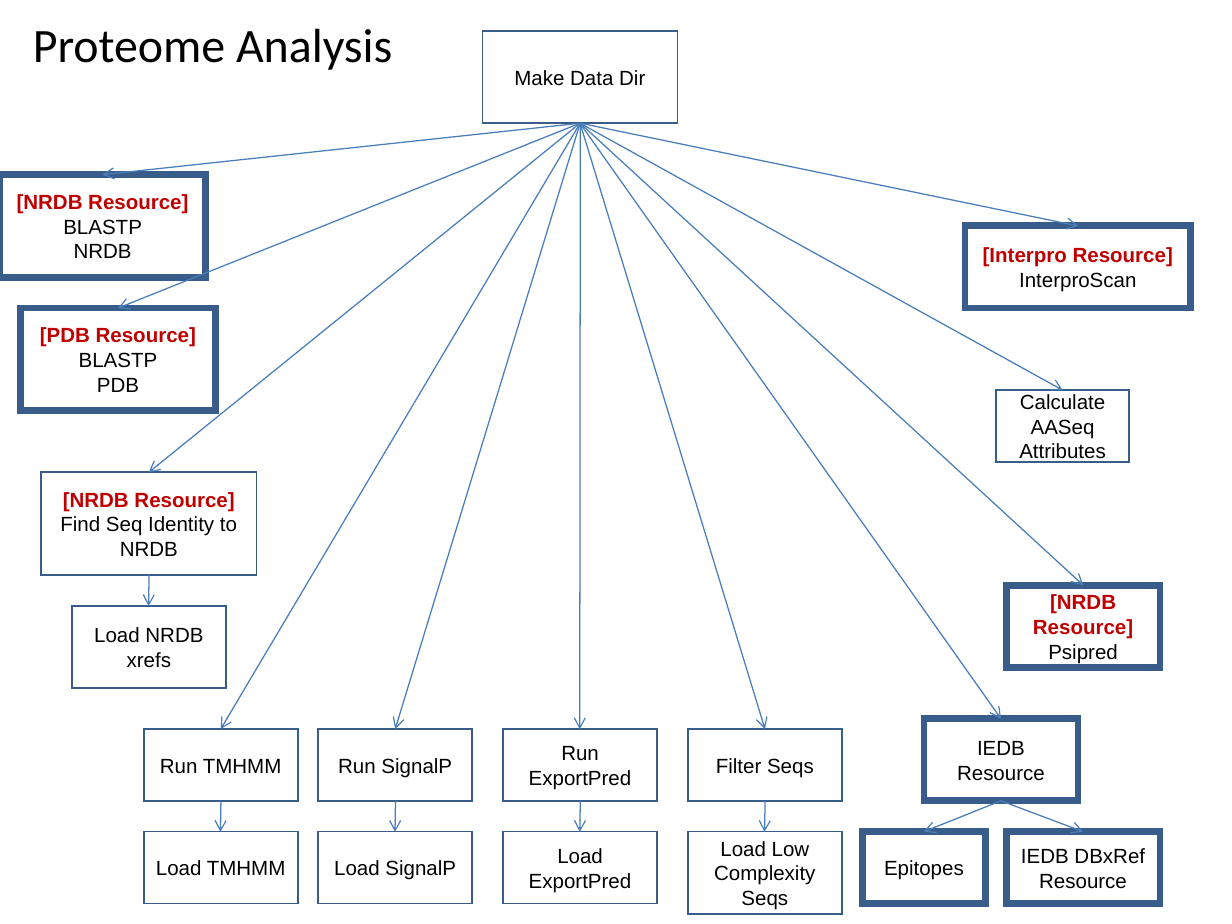
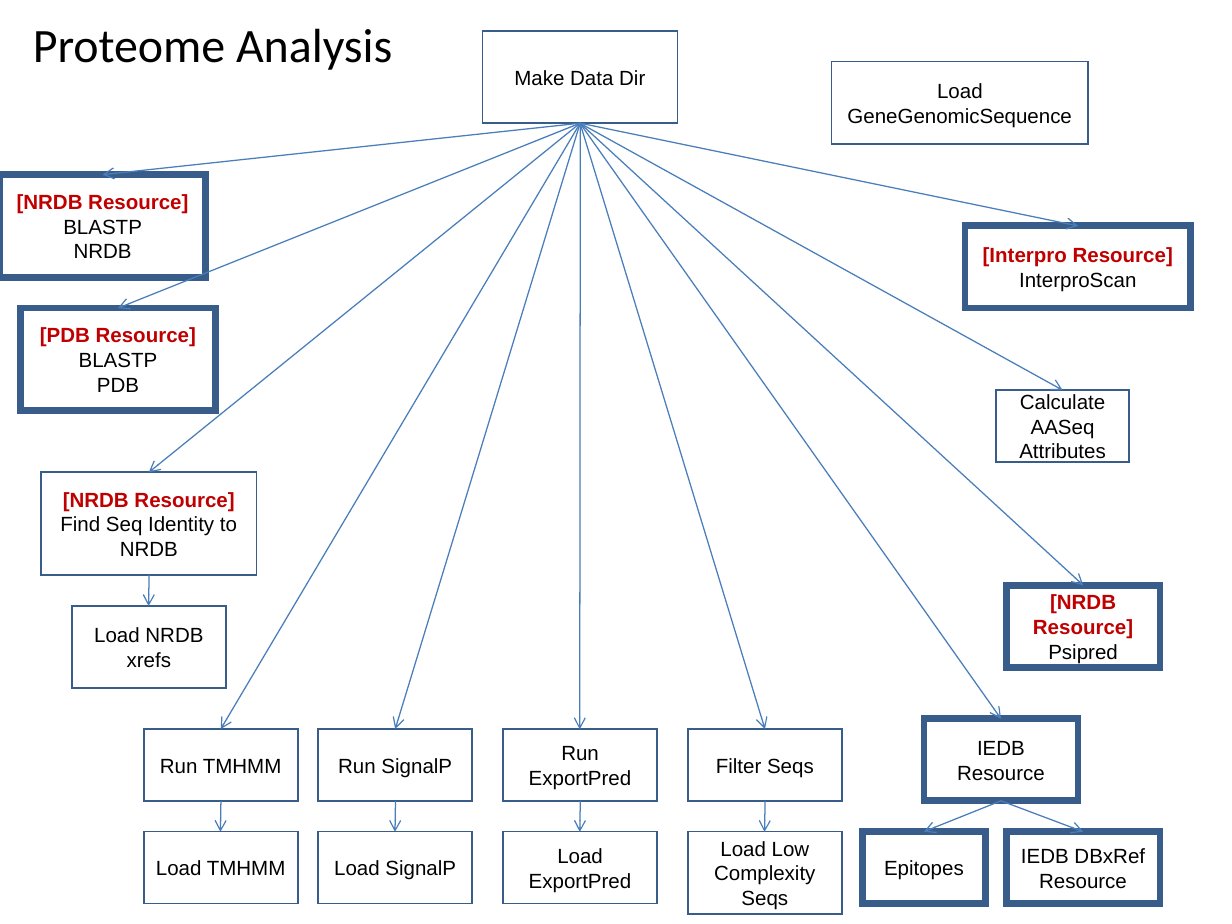
Before and after one commit to VEuPathDB/ApiCommonWorkflow, a slide deck: slide 9 of Main/doc/IntegratedWorkflow.ppt. Drawn at 1232x924 pixels with LibreOffice and Linux fonts; fonts in the diff are those of the drawing. Boxes give left, top, right and bottom in pixels: in the first picture for what was removed or moved away, otherwise in the second. Text is boxed around its words. In the diff, an @@ line names an element or a change of style, - is before the commit and + after.

Commit message:
move InsertGeneGenomicSequenceWithSql to proteome subgraph

```diff
--- a/Main/doc/IntegratedWorkflow.ppt
+++ b/Main/doc/IntegratedWorkflow.ppt
@@ rectangle added at [832, 62, 1088, 144], fill #FFFFFF, outline #385D8A 0.99 pt, 12 pt, text #000000 @@
+Load GeneGenomicSequence
```
Also in this commit, not shown: 1 other slide changed.
